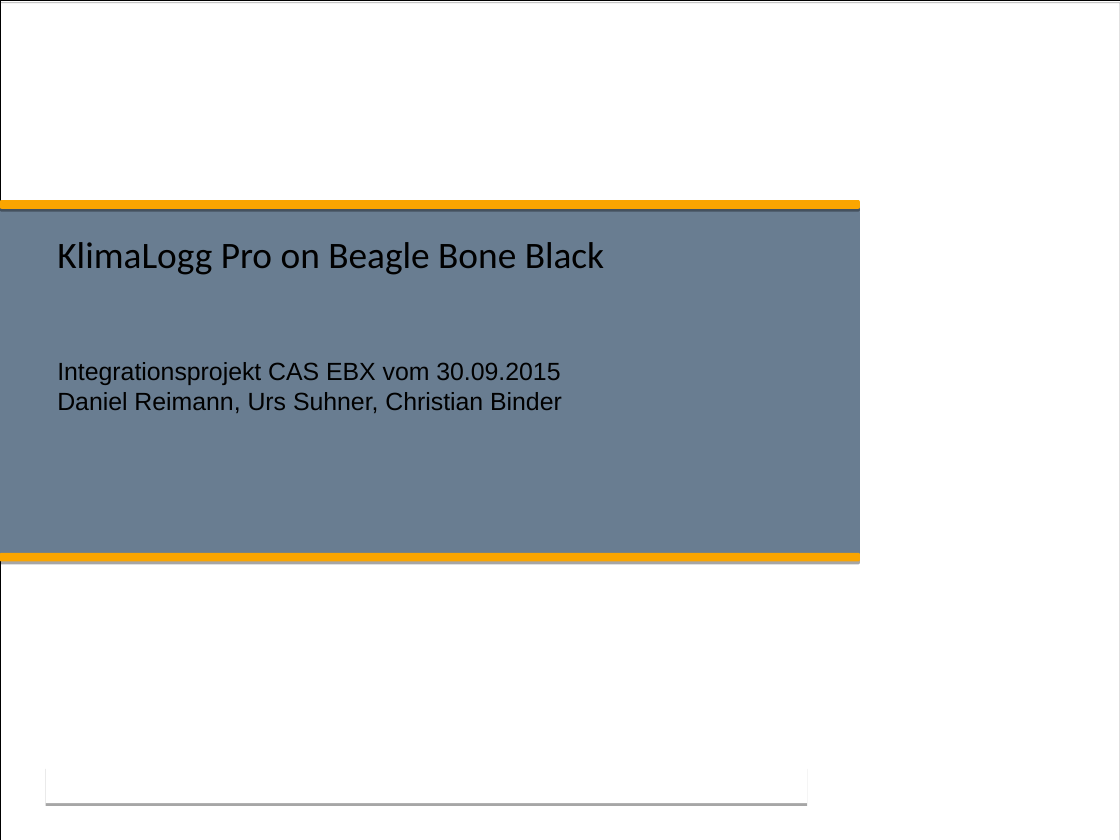
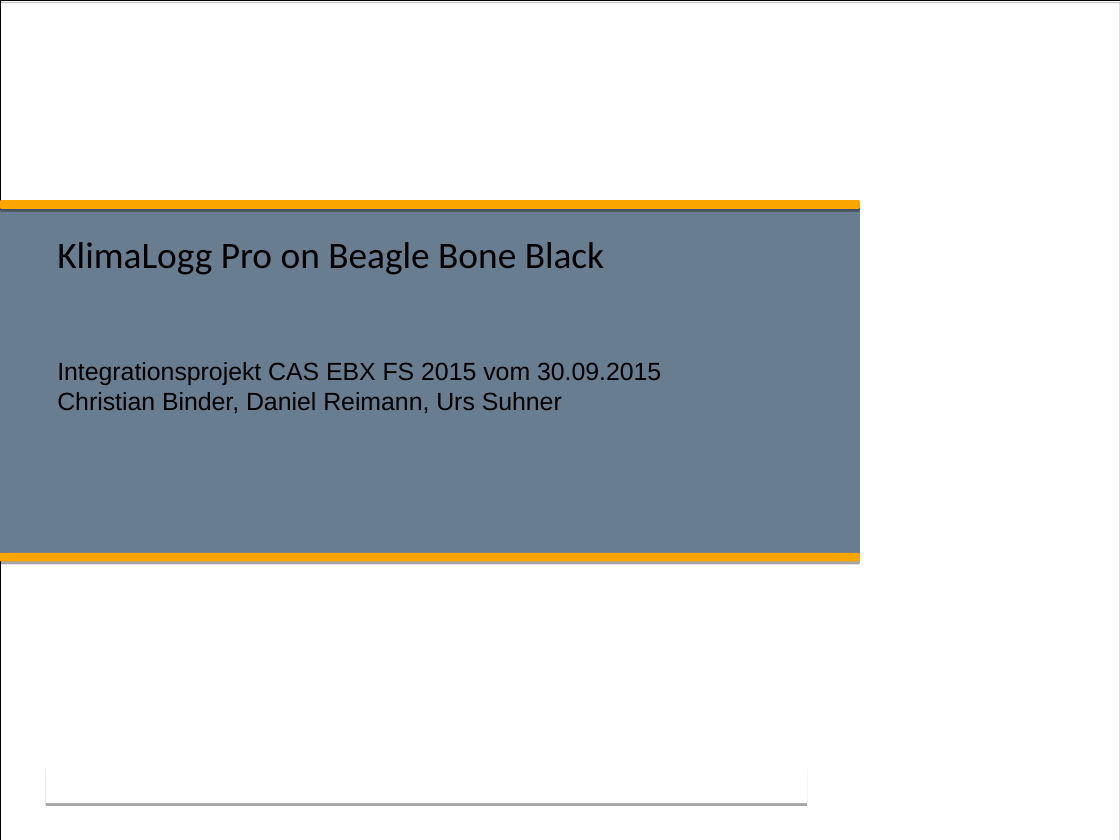
Before and after one commit to Overunity77/KlimaLogg, a slide deck: slide 1 of praesentation/Integrationsprojekt_danir1_suhnu1_chrib1.odp. Drawn at 1120x840 pixels with LibreOffice and Linux fonts; fonts in the diff are those of the drawing; background and template pictures are left out. Boxes give left, top, right and bottom in pixels: in the first picture for what was removed or moved away, otherwise in the second. Text is boxed around its words. In the diff, an @@ line names an element or a change of style, - is before the commit and + after.

```diff
--- a/praesentation/Integrationsprojekt_danir1_suhnu1_chrib1.odp
+++ b/praesentation/Integrationsprojekt_danir1_suhnu1_chrib1.odp
@@ subtitle at (x1=57, y1=362, x2=661, y2=413): text changed @@
-Integrationsprojekt CAS EBX vom 30.09.2015
-Daniel Reimann, Urs Suhner, Christian Binder
+Integrationsprojekt CAS EBX FS 2015 vom 30.09.2015
+Christian Binder, Daniel Reimann, Urs Suhner
```
Also in this commit, not shown: 3 other slides changed, 2 slides added.
